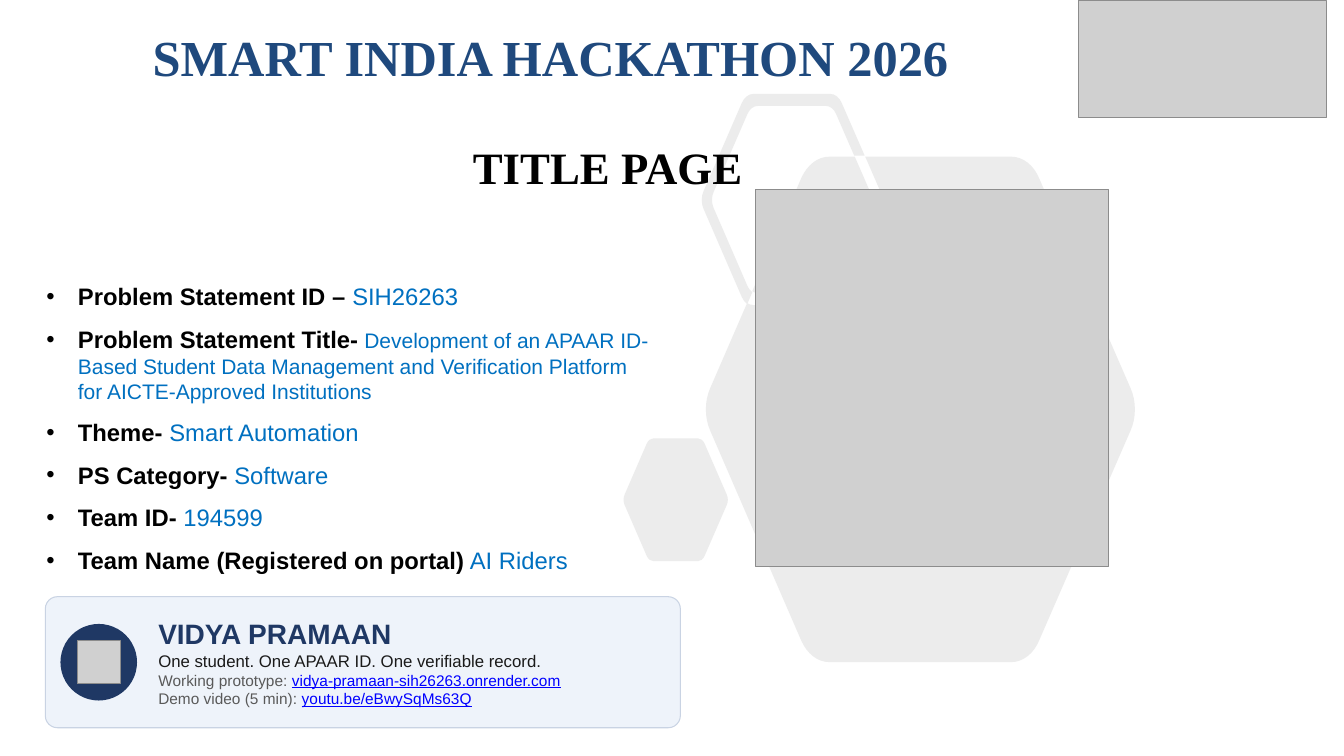
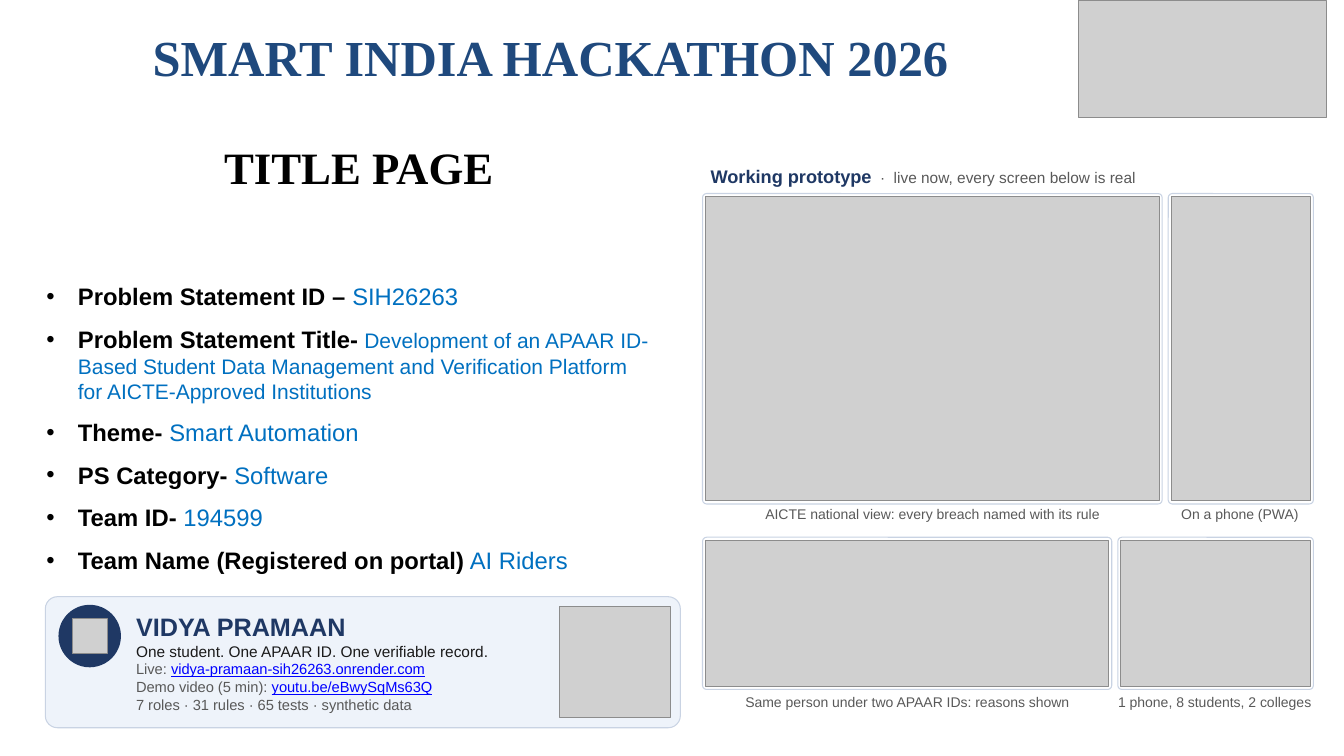
Before and after one commit to Pulkitkh/VidyaPramaan, a slide deck: slide 1 of ppt/SIH26263_AI_Riders_Idea.pptx. Drawn at 1344x756 pixels with LibreOffice and Linux fonts; fonts in the diff are those of the drawing; grey boxes stand for pictures. Boxes give left, top, right and bottom in pixels: in the first picture for what was removed or moved away, otherwise in the second. Text is boxed around its words. In the diff, an @@ line names an element or a change of style, - is before the commit and + after.

Commit message:
Deck: prototype screenshots on the title slide, plainer feasibility tiles
Slide 1: the template's large SIH illustration gives way to four screens
of the working prototype (national view, phone, duplicate review with
reasons, shared-contact graph), plus a QR to the live demo and a
7 roles / 31 rules / 65 tests line. The corner SIH logo and template
text stay.

Slide 4: each tile reads as a sentence ("0 of 80 seeded twin pairs
wrongly merged", "225 of 225 planted cases found: 164 dual enrolments,
57 ID duplicates, 4 contact rings").

```diff
--- a/ppt/SIH26263_AI_Riders_Idea.pptx
+++ b/ppt/SIH26263_AI_Riders_Idea.pptx
@@ subtitle "TITLE PAGE": place and size @@
-subtitle "TITLE PAGE" at bbox=[473, 154, 742, 185]
+subtitle "TITLE PAGE" at bbox=[224, 154, 493, 185]
@@ freeform shape removed at bbox=[624, 94, 1135, 662] @@
@@ text added at bbox=[711, 169, 1136, 187], 11 pt, text #595959 @@
+Working prototype · live now, every screen below is real
@@ rounded rectangle added at bbox=[703, 194, 1163, 504], fill #FFFFFF, outline #C9D3E3 0.75 pt @@
@@ picture: place and size @@
-picture at bbox=[756, 190, 1109, 568]
+picture at bbox=[706, 197, 1159, 501]
@@ rounded rectangle added at bbox=[1169, 194, 1314, 504], fill #FFFFFF, outline #C9D3E3 0.75 pt @@
@@ picture added at bbox=[1172, 197, 1311, 501] @@
@@ text added at bbox=[765, 509, 1099, 522], 10 pt, text #595959 @@
+AICTE national view: every breach named with its rule
@@ text added at bbox=[1181, 509, 1299, 522], 10 pt, text #595959 @@
+On a phone (PWA)
@@ rounded rectangle added at bbox=[703, 537, 1112, 690], fill #FFFFFF, outline #C9D3E3 0.75 pt @@
@@ rounded rectangle added at bbox=[1118, 537, 1314, 690], fill #FFFFFF, outline #C9D3E3 0.75 pt @@
@@ picture added at bbox=[706, 540, 1109, 687] @@
@@ picture added at bbox=[1121, 540, 1311, 687] @@
@@ ellipse: place and size @@
-ellipse at bbox=[60, 624, 137, 701]
+ellipse at bbox=[58, 605, 121, 667]
@@ picture: place and size @@
-picture at bbox=[78, 641, 121, 685]
+picture at bbox=[73, 619, 108, 654]
@@ text "VIDYA PRAMAAN": place and size @@
-text "VIDYA PRAMAAN" at bbox=[158, 624, 560, 707]
+text "VIDYA PRAMAAN" at bbox=[136, 618, 488, 713]
@@ text at bbox=[136, 618, 488, 695]: size 20 to 18 pt in "VIDYA PRAMAAN"; size 12 to 11 pt in "One student. One APAAR ID. One verifiable ..."; size 11 to 10.5 pt in "Demo video (5 min): youtu.be/eBwySqMs63Q" @@
@@ picture added at bbox=[560, 607, 670, 718] @@
@@ text at bbox=[136, 663, 425, 677]: text changed; size 11 to 10.5 pt @@
-Working prototype: vidya-pramaan-sih26263.onrender.com
+Live: vidya-pramaan-sih26263.onrender.com
@@ text at bbox=[136, 699, 411, 713]: paragraph added @@
+7 roles · 31 rules · 65 tests · synthetic data
@@ text added at bbox=[745, 697, 1069, 710], 10 pt, text #595959 @@
+Same person under two APAAR IDs: reasons shown
@@ text added at bbox=[1118, 697, 1311, 710], 10 pt, text #595959 @@
+1 phone, 8 students, 2 colleges
```
Also in this commit, not shown: 1 other slide changed, 3 other files.
